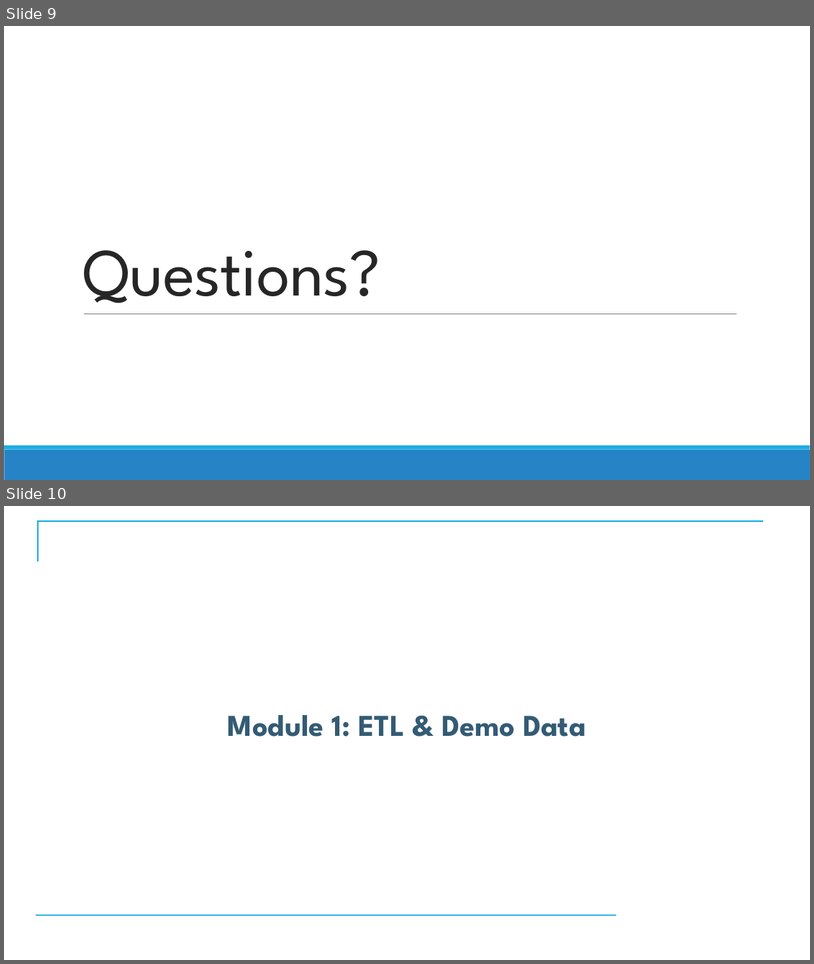
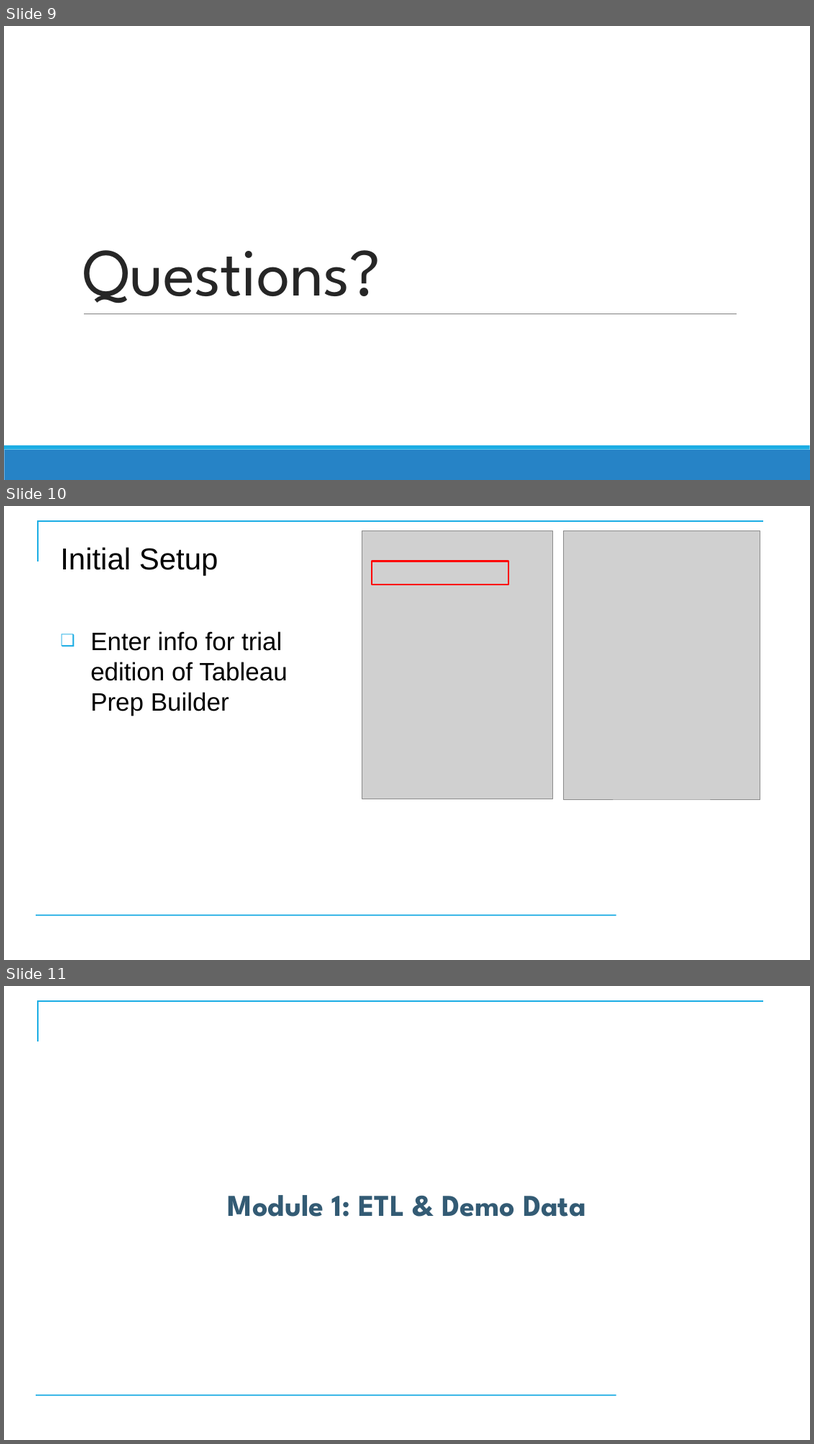
Before and after one commit to CostelloTechnicalConsulting/XTBP10---Tableau-Prep-Introduction, a slide deck: ppt/TableauPrepBuilderIntroV1_2.pptx. Shown one above the other, each under a label of ours: slides 9 and 10 before the commit, slides 9, 10 and 11 after it. The pictures are 814x964 and 814x1444 pixels, drawn with LibreOffice and Linux fonts; fonts in the diff are those of the drawing; grey boxes stand for pictures; background and template pictures are left out. Boxes give left, top, right and bottom in pixels: in the first picture for what was removed or moved away, otherwise in the second. Text is boxed around its words. In the diff, an @@ line names an element or a change of style, - is before the commit and + after.

```diff
--- a/ppt/TableauPrepBuilderIntroV1_2.pptx
+++ b/ppt/TableauPrepBuilderIntroV1_2.pptx
@@ slide 10 added at [4, 506, 810, 960], background #FFFFFF; not listed: 2 template elements that a slide beside it also shows @@
@@ title added at [60, 547, 219, 575], 36 pt, text #000000 @@
+Initial Setup
@@ picture added at [362, 530, 553, 798] @@
@@ picture added at [563, 530, 760, 799] @@
@@ rectangle added at [372, 561, 509, 584], outline #FF0000 2 pt @@
@@ text added at [90, 631, 288, 715], 30 pt, text #000000 @@
+❑ Enter info for trial edition of Tableau Prep Builder
@@ what was slide 10 is now slide 11 @@
```
Also in this commit, not shown: 6 slides changed.
